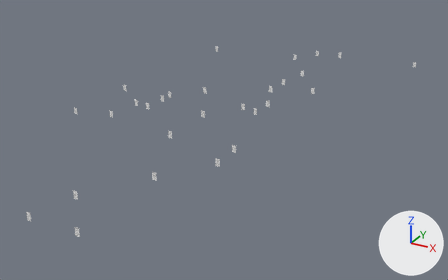
What one commit did to the FBX model Assets/FBX/cards_properties.fbx.
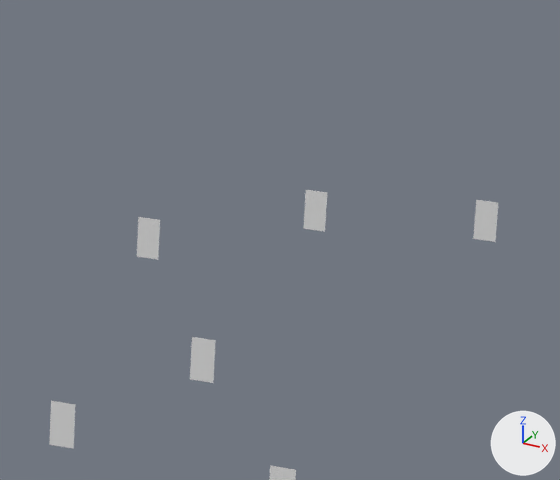
The first picture shows the older version from a camera (50 mm lens) standing at (148.8, -279.5, 121.9) and looking at (6.5, -20.8, -7.5). The close-ups show both versions on the part from 61% to 78% of the width and 9% to 32% of the height of that picture; other places that the commit changed are outside them. Lighting does not change. The marker at lower right points along +X, +Y and +Z. Where no turn or scale is listed for an object, it has been applied to the vertices.

Names of what the first close-up shows: 'boncafe_card', 'el_parque_card', 'interseccion_card', 'san_isidro_card', 'san_pablo_card'.
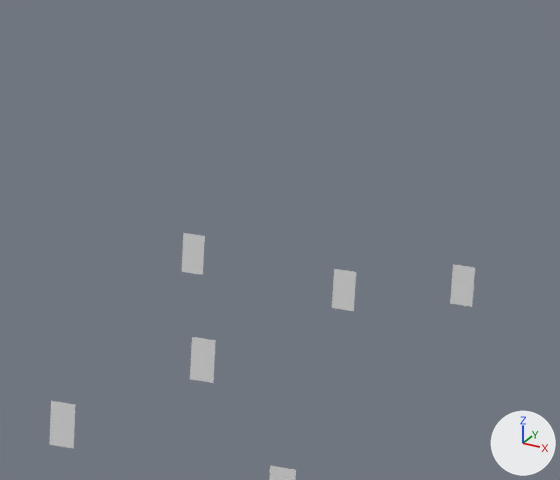
Pixel boxes [x1, y1, x2, y2] of what changed, in the close-ups (560 x 480 px):
'interseccion_card', moved: before [473, 200, 498, 242]; after [450, 264, 475, 307]
'san_pablo_card', moved: before [303, 190, 327, 232]; after [332, 269, 356, 311]
'san_isidro_card', moved: before [137, 217, 160, 260]; after [182, 233, 205, 275]

Diff of the bpy script that builds the scene:
```diff
--- a/Assets/FBX/cards_properties.fbx.py
+++ b/Assets/FBX/cards_properties.fbx.py
@@ ob_san_pablo_card @@
 ob_san_pablo_card = bpy.data.objects.new('san_pablo_card', me_cube_231)
-ob_san_pablo_card.location = (11.69, 96.38, 10.29)
+ob_san_pablo_card.location = (16.69, 91.0, 5.27)
@@ ob_san_isidro_card @@
 ob_san_isidro_card = bpy.data.objects.new('san_isidro_card', me_cube_228)
-ob_san_isidro_card.location = (2.32, 81.41, 10.29)
+ob_san_isidro_card.location = (3.27, 89.53, 6.97)
@@ ob_interseccion_card @@
 ob_interseccion_card = bpy.data.objects.new('interseccion_card', me_cube_230)
-ob_interseccion_card.location = (25.75, 100.44, 10.29)
+ob_interseccion_card.location = (25.75, 95.45, 5.8)
```
